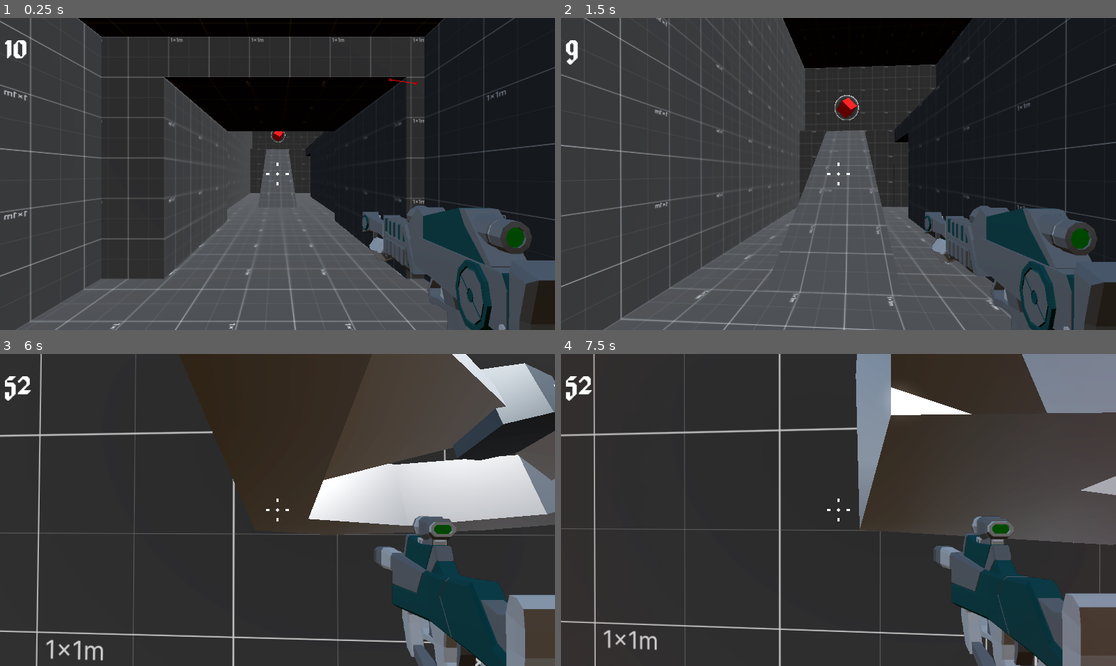
Above: before the commit, frames 1-4 (two rows, left to right).
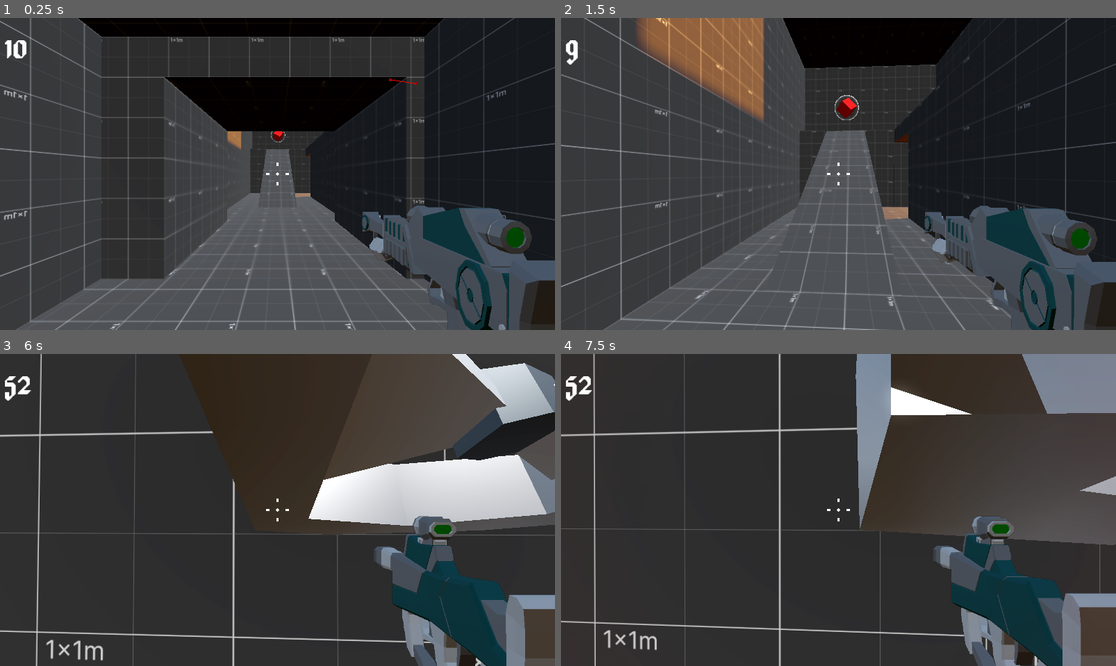
Above: after the commit, the same moments.

Repository: ericvennemeyer/RoboRampage
Game: Godot game, scene res://Levels/main_level.tscn
The game is run twice, just before and just after one commit, with the same random seed, the same clock (stepped at 60 frames per second) and the same inputs.
Inputs (mouse positions are in pixels of both pictures, inside the frame that each line leads up to):
- Up to frame 1 (0.25 s): no input
- Up to frame 2 (1.5 s): tap Enter at 0.5 s; move the mouse to (866, 174) at 0.52 s; press the mouse at (866, 174) at 0.53 s; hold W (move_forward) from 0.53 s (still down); tap Space (jump) at 0.77 s; move the mouse to (810, 174) at 1.27 s; release the mouse at (810, 174) at 1.28 s; right-click (810, 174) at 1.35 s
- Up to frame 3 (6 s): tap Space (jump) at 1.52, 3.02, 3.77, 4.52 s; move the mouse to (288, 503) at 2.02 s; hold Mouse wheel up (next_weapon) 2.03-2.78 s; move the mouse to (271, 516) at 2.77 s; tap Mouse wheel down (previous_weapon) at 2.85 s; move the mouse to (316, 513) at 3.52 s; hold 1 (weapon_1) 3.53-4.28 s; move the mouse to (233, 506) at 4.27 s; tap 2 (weapon_2) at 4.35 s; move the mouse to (283, 510) at 5.02 s; press the mouse at (283, 510) at 5.03 s; move the mouse to (255, 503) at 5.77 s; release W (move_forward) at 5.78 s; release the mouse at (255, 503) at 5.78 s; hold D (move_right) from 5.78 s (still down); right-click (255, 503) at 5.85 s
- Up to frame 4 (7.5 s): tap Space (jump) at 6.02, 6.77 s; move the mouse to (866, 510) at 6.52 s; release D (move_right) at 6.53 s; hold Mouse wheel up (next_weapon) 6.53-7.28 s; hold W (move_forward) from 6.53 s (still down); move the mouse to (810, 510) at 7.27 s; tap Mouse wheel down (previous_weapon) at 7.35 s

The runs differ from the first frame. In frame 1, 0.2% of the frame differs, in the area x 40-56%, y 36-58%; in frame 2, 5.2%, in the area x 13-63%, y 0-65%; in frame 3, less than 0.1%; in frame 4, less than 0.1%.

Commit message:
4.35 -- Adding Lava Pools

Diff:
--- /dev/null
+++ b/Hazards/lava.gd
@@ -0,0 +1,6 @@
+extends Area3D
+
+
+func _on_body_entered(body: Node3D) -> void:
+	if body.is_in_group("player") or body is Enemy:
+		body.hitpoints = 0
--- a/Hazards/lava.tres
+++ b/Hazards/lava.tres
@@ -106,7 +106,6 @@
 
 }
 "
-graph_offset = Vector2(72.6416, 74.8158)
 nodes/fragment/0/position = Vector2(1580, 240)
 nodes/fragment/2/node = SubResource("VisualShaderNodeTexture_lilan")
 nodes/fragment/2/position = Vector2(-420, 440)
--- a/Hazards/lava.tscn
+++ b/Hazards/lava.tscn
@@ -1,16 +1,28 @@
-[gd_scene load_steps=4 format=3 uid="uid://v31m3l03cpaq"]
+[gd_scene load_steps=5 format=3 uid="uid://v31m3l03cpaq"]
 
 [ext_resource type="Shader" uid="uid://cm1ifbqw337sx" path="res://Hazards/lava.tres" id="1_gavgq"]
+[ext_resource type="Script" uid="uid://c3t265nbqg7ku" path="res://Hazards/lava.gd" id="1_hiiwf"]
 
 [sub_resource type="ShaderMaterial" id="ShaderMaterial_hiiwf"]
 render_priority = 0
 shader = ExtResource("1_gavgq")
 
 [sub_resource type="PlaneMesh" id="PlaneMesh_14me6"]
+resource_local_to_scene = true
 size = Vector2(10, 10)
 
-[node name="Lava" type="Node3D"]
+[node name="Lava" type="Area3D"]
+script = ExtResource("1_hiiwf")
 
 [node name="MeshInstance3D" type="MeshInstance3D" parent="."]
 material_override = SubResource("ShaderMaterial_hiiwf")
 mesh = SubResource("PlaneMesh_14me6")
+
+[node name="OmniLight3D" type="OmniLight3D" parent="."]
+transform = Transform3D(1, 0, 0, 0, 1, 0, 0, 0, 1, 0, 2, 0)
+light_color = Color(1, 0.501961, 0, 1)
+light_energy = 2.0
+shadow_enabled = true
+omni_attenuation = 0.1
+
+[connection signal="body_entered" from="." to="." method="_on_body_entered"]
--- a/Levels/main_level.tscn
+++ b/Levels/main_level.tscn
@@ -6,6 +6,7 @@
 [ext_resource type="PackedScene" uid="uid://dultsxxakxmre" path="res://Enemy/enemy.tscn" id="4_13urm"]
 [ext_resource type="PackedScene" uid="uid://bd3f8kccnxiwh" path="res://Pickups/bullet_pickup.tscn" id="5_k6a8t"]
 [ext_resource type="PackedScene" uid="uid://mb5oxocp7u2s" path="res://Pickups/small_bullet_pickup.tscn" id="6_wcg7u"]
+[ext_resource type="PackedScene" uid="uid://v31m3l03cpaq" path="res://Hazards/lava.tscn" id="7_wcg7u"]
 
 [sub_resource type="ProceduralSkyMaterial" id="ProceduralSkyMaterial_8xii8"]
 sky_horizon_color = Color(0.662243, 0.671743, 0.686743, 1)
@@ -21,9 +22,30 @@
 glow_enabled = true
 
 [sub_resource type="NavigationMesh" id="NavigationMesh_k6a8t"]
-vertices = PackedVector3Array(5.54938, 0.5, 0.257435, 5.5493 …(1065 unchanged characters)… .5, -1.74257, 12.2994, 0.5, -5.99257, -13.9506, 0.5, -2.99257, -14.2006, 0.5, -5.74257, -15.7006, 0.5, -5.74257, -15.7006, 0.5, -0.242565, -11.4506, 0.5, -0.242565, -11.4506, 0.5, 4.25743, -10.2006, 0.5, 4.25743, -10.4506, 0.5, -2.99257, -9.20062, 0.5, -5.74257, -9.20062, 0.5, -0.242565, -7.45062, 0.5, -0.242565, -7.45062, 0.5, -5.74257, -6.20062, 0.5, 2.50743, -6.20062, 0.5, 3.00743, -4.45062, 0.5, 3.00743, -4.45062, 0.5, 2.50743, 10.5494, 0.5, 3.25743, 10.5494, 0.5, 5.25743, 12.2994, 0.5, 5.25743, 12.2994, 0.5, 3.25743, -4.20062, 0.5, 4.75743, -4.45062, 0 …(254 unchanged characters)…
-polygons = [PackedInt32Array(2, 1, 0), PackedInt32Array(5, 4 …(1045 unchanged characters)… t32Array(42, 44, 43), PackedInt32Array(47, 46, 48), PackedInt32Array(48, 46, 49), PackedInt32Array(51, 50, 52), PackedInt32Array(52, 50, 53), PackedInt32Array(53, 50, 46), PackedInt32Array(46, 50, 49), PackedInt32Array(57, 56, 54), PackedInt32Array(54, 56, 55), PackedInt32Array(61, 60, 58), PackedInt32Array(58, 60, 59), PackedInt32Array(65, 64, 62), PackedInt32Array(62, 64, 63), PackedInt32Array(68, 67, 66), PackedInt32Array(69, 68, 70), PackedInt32Array(70, 68, 66), PackedInt32Array(70, 66, 71), PackedInt32Array(73, 72, 71), PackedInt32Array(73, 71, 74), PackedInt32Array(74, 71, 66), PackedInt32Array(69, 77, 75), PackedInt32Array(75, 77, 76), PackedInt32Array(69, 70, 77)]
+vertices = PackedVector3Array(5.54938, 0.5, 0.257435, 5.5493 …(1065 unchanged characters)… .5, -1.74257, 12.2994, 0.5, -5.99257, -11.4506, 0.5, -0.242565, -11.4506, 0.5, 4.25743, -10.2006, 0.5, 4.25743, -10.4506, 0.5, -0.492565, -15.7006, 0.5, -5.74257, -15.7006, 0.5, -0.242565, -14.7006, 0.5, -0.992565, -14.2006, 0.5, -5.74257, -14.2006, 0.5, -0.492565, -9.20062, 0.5, -5.74257, -9.20062, 0.5, -0.242565, -7.45062, 0.5, -0.242565, -7.45062, 0.5, -5.74257, -13.4506, 0, -2.74257, -13.4506, 0, -1.74257, -10.4506, 0, -1.74257, -10.4506, 0, -2.74257, -6.20062, 0.5, 2.50743, -6.20062, 0.5, 3.00743, -4.45062, 0.5, 3.00743, -4.45062, 0.5, 2.50743, 10.5494, 0, 3.50743, 10.5494, 0, 5.25743, 12.2994, 0, 5.25743, 12.2994, 0, 3.50743, -4.20062, 0.5, 4.75743, -4.45062, 0 …(254 unchanged characters)…
+polygons = [PackedInt32Array(2, 1, 0), PackedInt32Array(5, 4 …(1045 unchanged characters)… t32Array(42, 44, 43), PackedInt32Array(46, 49, 47), PackedInt32Array(47, 49, 48), PackedInt32Array(53, 52, 50), PackedInt32Array(50, 52, 51), PackedInt32Array(49, 46, 54), PackedInt32Array(54, 46, 51), PackedInt32Array(52, 54, 51), PackedInt32Array(58, 57, 55), PackedInt32Array(55, 57, 56), PackedInt32Array(62, 61, 59), PackedInt32Array(59, 61, 60), PackedInt32Array(66, 65, 63), PackedInt32Array(63, 65, 64), PackedInt32Array(70, 69, 67), PackedInt32Array(67, 69, 68), PackedInt32Array(73, 72, 71), PackedInt32Array(74, 73, 75), PackedInt32Array(75, 73, 71), PackedInt32Array(75, 71, 76), PackedInt32Array(78, 77, 76), PackedInt32Array(78, 76, 79), PackedInt32Array(79, 76, 71), PackedInt32Array(74, 82, 80), PackedInt32Array(80, 82, 81), PackedInt32Array(74, 75, 82)]
 filter_ledge_spans = true
+
+[sub_resource type="PlaneMesh" id="PlaneMesh_2clls"]
+resource_local_to_scene = true
+size = Vector2(8.5, 6)
+
+[sub_resource type="ConvexPolygonShape3D" id="ConvexPolygonShape3D_wcg7u"]
+points = PackedVector3Array(-4.25, 0, -3, -4.25, 0, 3, 4.25, 0, -3, 4.25, 0, 3)
+
+[sub_resource type="PlaneMesh" id="PlaneMesh_wcg7u"]
+resource_local_to_scene = true
+size = Vector2(5, 3)
+
+[sub_resource type="ConvexPolygonShape3D" id="ConvexPolygonShape3D_2clls"]
+points = PackedVector3Array(-2.5, 0, -1.5, -2.5, 0, 1.5, 2.5, 0, -1.5, 2.5, 0, 1.5)
+
+[sub_resource type="PlaneMesh" id="PlaneMesh_3d006"]
+resource_local_to_scene = true
+size = Vector2(3.5, 3.5)
+
+[sub_resource type="ConvexPolygonShape3D" id="ConvexPolygonShape3D_3d006"]
+points = PackedVector3Array(-1.75, 0, -1.75, -1.75, 0, 1.75, 1.75, 0, -1.75, 1.75, 0, 1.75)
 
 [node name="MainLevel" type="Node3D"]
 
@@ -180,6 +202,12 @@
 flip_faces = true
 size = Vector3(9, 6, 6)
 
+[node name="LavaPit" type="CSGBox3D" parent="NavigationRegion3D/LevelContents/Room/CSGCombiner3D"]
+transform = Transform3D(1.05625, 0, 0, 0, 1, 0, 0, 0, 1.14779, -13.7775, -0.5, -8.07698)
+material_override = ExtResource("1_8xii8")
+flip_faces = true
+size = Vector3(4, 1, 2)
+
 [node name="Room5" type="CSGBox3D" parent="NavigationRegion3D/LevelContents/Room/CSGCombiner3D"]
 transform = Transform3D(1.05625, 0, 0, 0, 1, 0, 0, 0, 1.14779, -1.36498, 2.5, -9.0553)
 material_override = ExtResource("1_8xii8")
@@ -191,6 +219,12 @@
 material_override = ExtResource("1_8xii8")
 flip_faces = true
 size = Vector3(3, 6, 11)
+
+[node name="LavaPit2" type="CSGBox3D" parent="NavigationRegion3D/LevelContents/Room/CSGCombiner3D"]
+transform = Transform3D(1.05625, 0, 0, 0, 1, 0, 0, 0, 1.14779, 9.7225, -0.5, -1.57698)
+material_override = ExtResource("1_8xii8")
+flip_faces = true
+size = Vector3(3, 1, 3)
 
 [node name="Slope" type="CSGPolygon3D" parent="NavigationRegion3D/LevelContents"]
 transform = Transform3D(-1, 0, 8.74228e-08, 0, 1, 0, -8.74228e-08, 0, -1, -6, 0, 4.9)
@@ -212,3 +246,51 @@
 polygon = PackedVector2Array(0, 0, 4, 3, 4, 0)
 depth = 3.0
 material = ExtResource("1_8xii8")
+
+[node name="Lava" type="Node3D" parent="."]
+
+[node name="Lava" parent="Lava" instance=ExtResource("7_wcg7u")]
+transform = Transform3D(1, 0, 0, 0, 1, 0, 0, 0, 1, 0, 2, -4)
+
+[node name="MeshInstance3D" parent="Lava/Lava" index="0"]
+transform = Transform3D(1, 0, 0, 0, 1, 0, 0, 0, 1, 0.5, 0, 0.0999999)
+mesh = SubResource("PlaneMesh_2clls")
+
+[node name="CollisionShape3D" type="CollisionShape3D" parent="Lava/Lava"]
+transform = Transform3D(1, 0, 0, 0, 1, 0, 0, 0, 1, 0.5, 0, 0.0999999)
+shape = SubResource("ConvexPolygonShape3D_wcg7u")
+
+[node name="OmniLight3D" parent="Lava/Lava" index="2"]
+omni_range = 25.0
+
+[node name="Lava2" parent="Lava" instance=ExtResource("7_wcg7u")]
+transform = Transform3D(1, 0, 0, 0, 1, 0, 0, 0, 1, -12, -0.3, -2)
+
+[node name="MeshInstance3D" parent="Lava/Lava2" index="0"]
+transform = Transform3D(1, 0, 0, 0, 1, 0, 0, 0, 1, 0, 0, -0.2)
+mesh = SubResource("PlaneMesh_wcg7u")
+
+[node name="CollisionShape3D" type="CollisionShape3D" parent="Lava/Lava2"]
+transform = Transform3D(1, 0, 0, 0, 1, 0, 0, 0, 1, 0, 0, -0.2)
+shape = SubResource("ConvexPolygonShape3D_2clls")
+
+[node name="OmniLight3D" parent="Lava/Lava2" index="2"]
+omni_range = 10.0
+
+[node name="Lava3" parent="Lava" instance=ExtResource("7_wcg7u")]
+transform = Transform3D(1, 0, 0, 0, 1, 0, 0, 0, 1, 11.6016, -0.3, 4.30147)
+
+[node name="MeshInstance3D" parent="Lava/Lava3" index="0"]
+transform = Transform3D(1, 0, 0, 0, 1, 0, 0, 0, 1, -0.1, 0, 0)
+mesh = SubResource("PlaneMesh_3d006")
+
+[node name="CollisionShape3D" type="CollisionShape3D" parent="Lava/Lava3"]
+transform = Transform3D(1, 0, 0, 0, 1, 0, 0, 0, 1, -0.1, 0, 0)
+shape = SubResource("ConvexPolygonShape3D_3d006")
+
+[node name="OmniLight3D" parent="Lava/Lava3" index="2"]
+omni_range = 20.0
+
+[editable path="Lava/Lava"]
+[editable path="Lava/Lava2"]
+[editable path="Lava/Lava3"]
Not shown, added: Hazards/lava.gd.uid
Not shown: 1 places in Levels/main_level.tscn that only renumber resources
